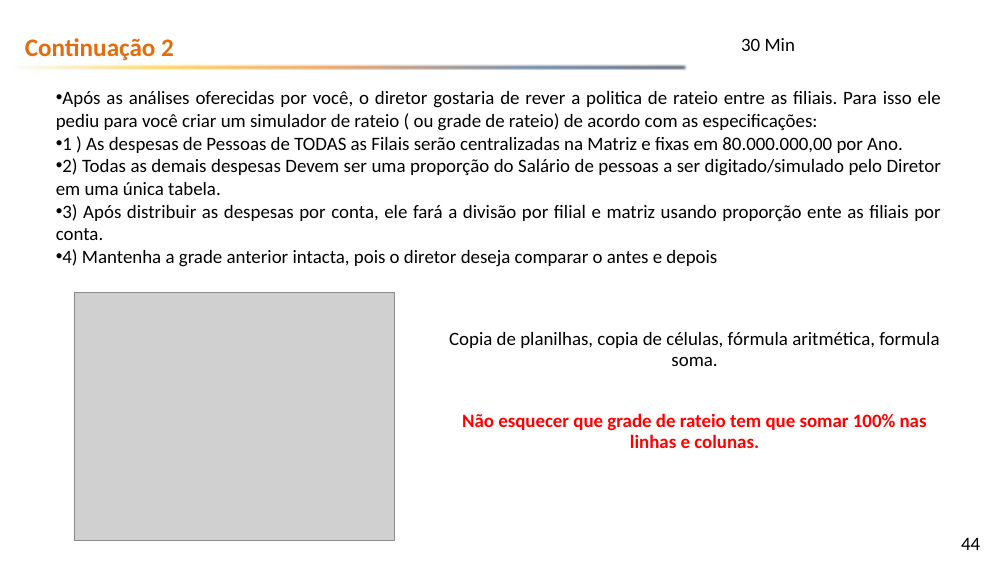
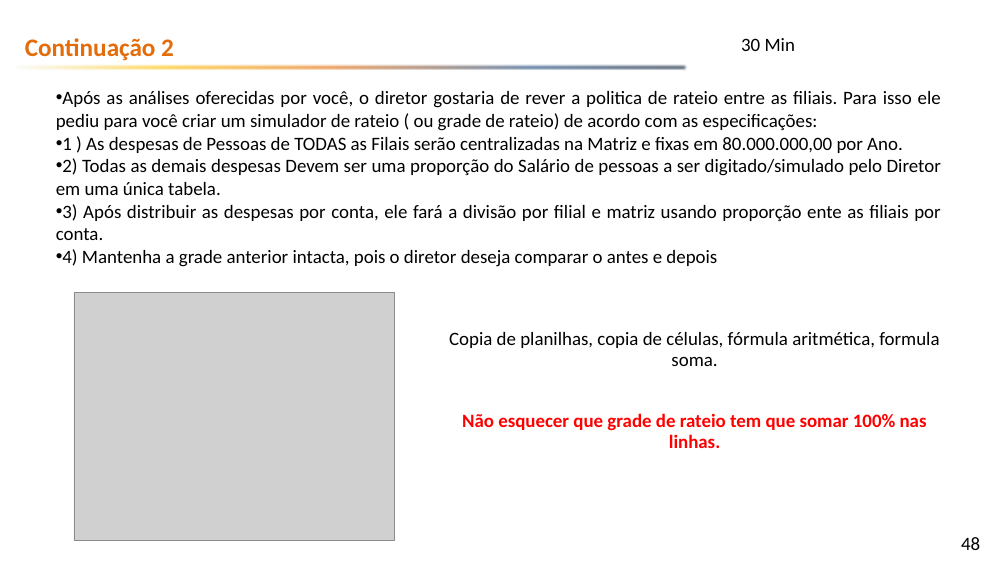
Before and after one commit to emerson-fenrir/Excel_Basico, a slide deck: slide 48 of Professor/Aula3.pptx (slide 44 before the commit). Drawn at 1008x567 pixels with LibreOffice and Linux fonts; fonts in the diff are those of the drawing; grey boxes stand for pictures; background and template pictures are left out. Boxes give left, top, right and bottom in pixels: in the first picture for what was removed or moved away, otherwise in the second. Text is boxed around its words. In the diff, an @@ line names an element or a change of style, - is before the commit and + after.

```diff
--- a/Professor/Aula3.pptx
+++ b/Professor/Aula3.pptx
@@ text at [462,413,927,448]: text changed @@
-Não esquecer que grade de rateio tem que somar 100% nas linhas e colunas.
+Não esquecer que grade de rateio tem que somar 100% nas linhas.
@@ page number at [961,537,980,550]: text changed @@
-44
+48
```
Also in this commit, not shown: 7 other slides changed, 6 slides added, 57 other files.
